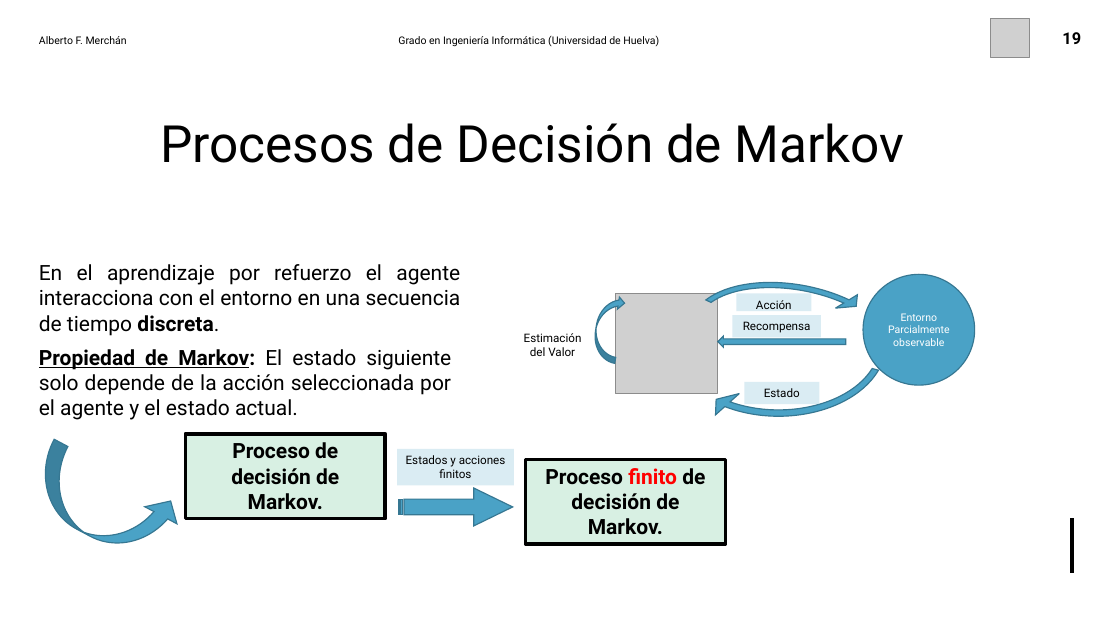
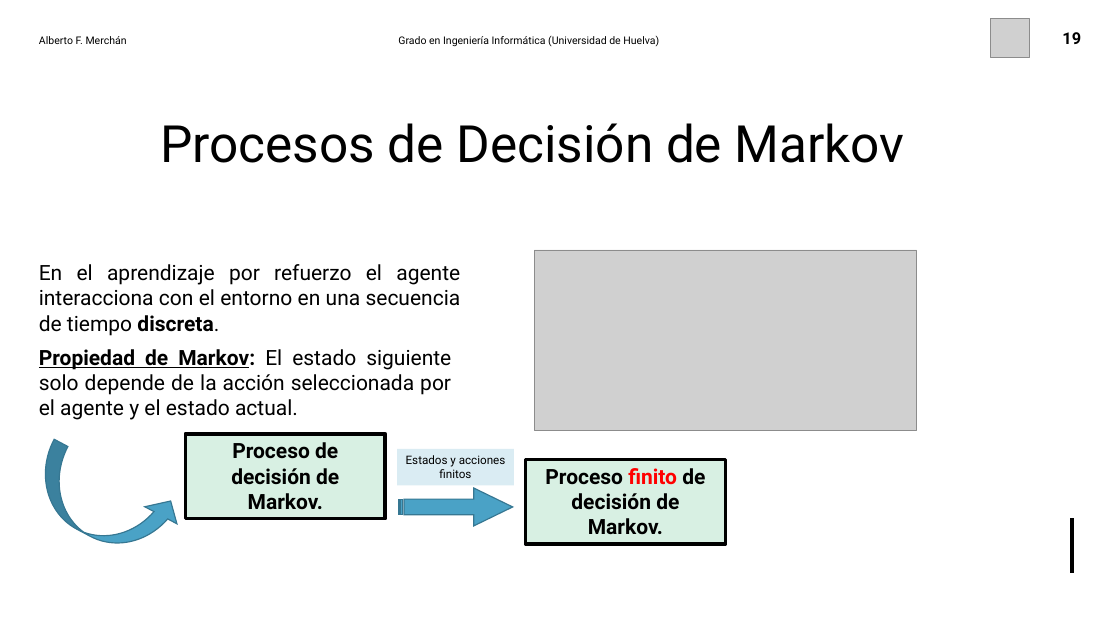
Before and after one commit to albertofermer/Cuarto, a slide deck: slide 19 of 1º Cuatrimestre/[AA] Aprendizaje Automático/Aprendizaje por Refuerzo/Aprendizaje_por_Refuerzo.pptx. Drawn at 1120x630 pixels with LibreOffice and Linux fonts; fonts in the diff are those of the drawing; grey boxes stand for pictures. Boxes give left, top, right and bottom in pixels: in the first picture for what was removed or moved away, otherwise in the second. Text is boxed around its words. In the diff, an @@ line names an element or a change of style, - is before the commit and + after.

```diff
--- a/1º Cuatrimestre/[AA] Aprendizaje Automático/Aprendizaje por Refuerzo/Aprendizaje_por_Refuerzo.pptx
+++ b/1º Cuatrimestre/[AA] Aprendizaje Automático/Aprendizaje por Refuerzo/Aprendizaje_por_Refuerzo.pptx
@@ picture added at [534, 250, 917, 431] @@
@@ group removed at [524, 253, 975, 433]: 3 rectangles, 2 circular arrows, 1 picture, 1 ellipse, 1 curved left arrow, 1 text, 1 left arrow @@
-Entorno
-Parcialmente observable
-Estimación del Valor
-Acción
-Estado
-Recompensa
```
Also in this commit, not shown: 1 slide added, 4 other files.
